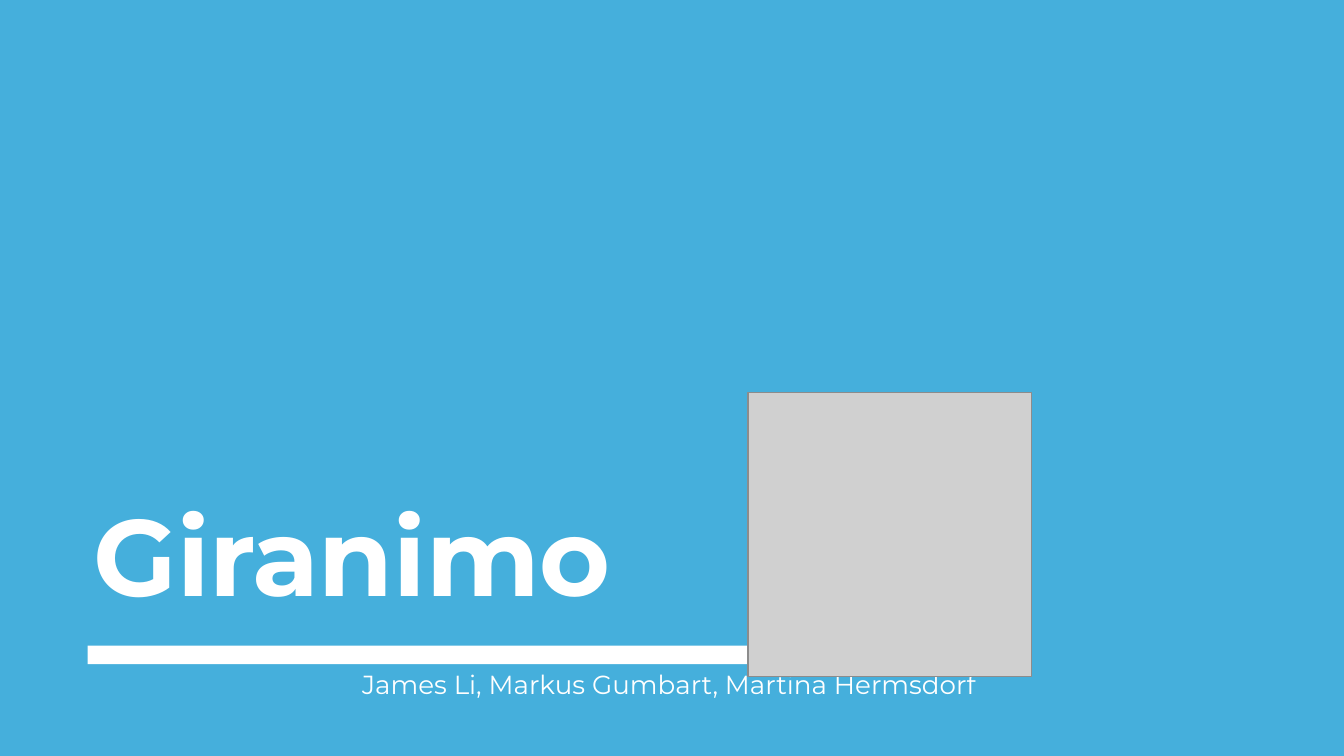
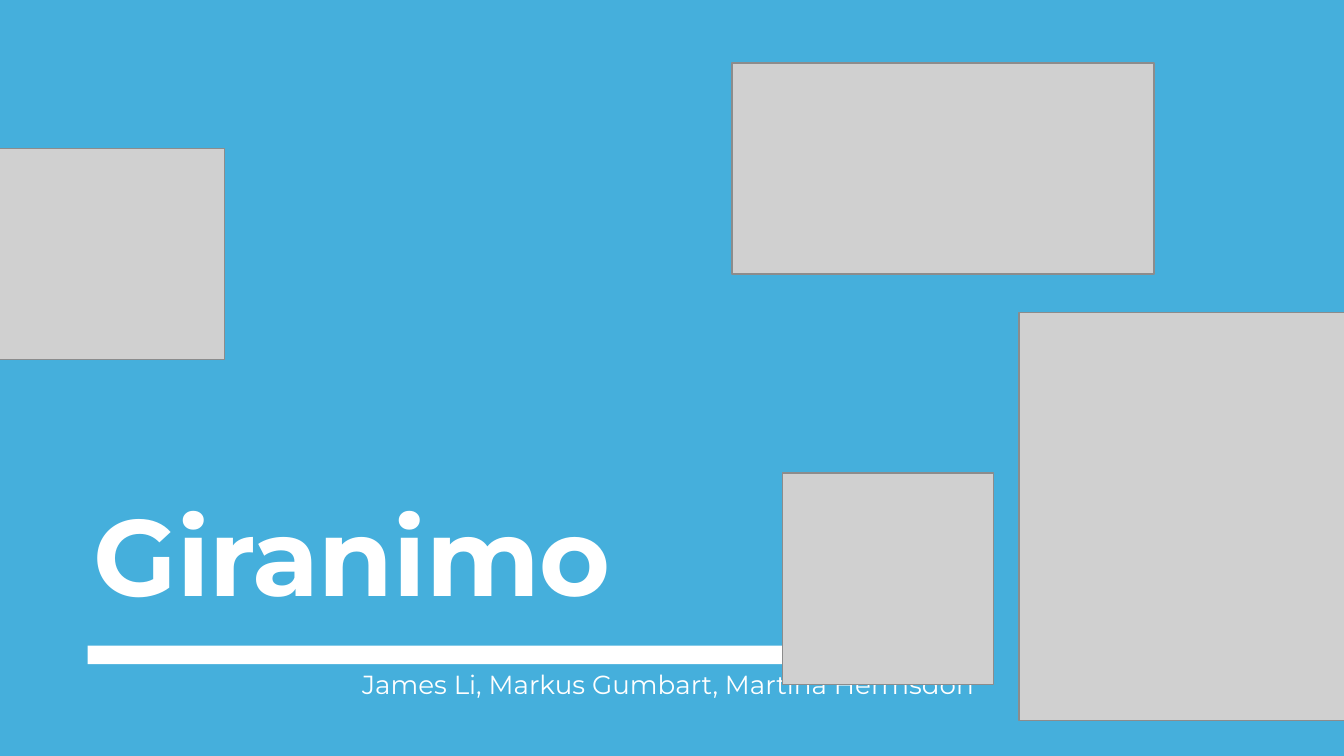
Before and after one commit to hakrrr/Giranimo, a slide deck: slide 1 of Presentation/Pitch.pptx. Drawn at 1344x756 pixels with LibreOffice and Linux fonts; fonts in the diff are those of the drawing; grey boxes stand for pictures. Boxes give left, top, right and bottom in pixels: in the first picture for what was removed or moved away, otherwise in the second. Text is boxed around its words. In the diff, an @@ line names an element or a change of style, - is before the commit and + after.

```diff
--- a/Presentation/Pitch.pptx
+++ b/Presentation/Pitch.pptx
@@ picture added at box(732, 63, 1154, 274) @@
@@ picture added at box(0, 148, 224, 359) @@
@@ picture added at box(1019, 312, 1344, 720) @@
@@ picture: place and size @@
-picture at box(749, 392, 1032, 676)
+picture at box(782, 473, 993, 684)
```
Also in this commit, not shown: 3 other slides changed, 2 slides added, 6 other files.
